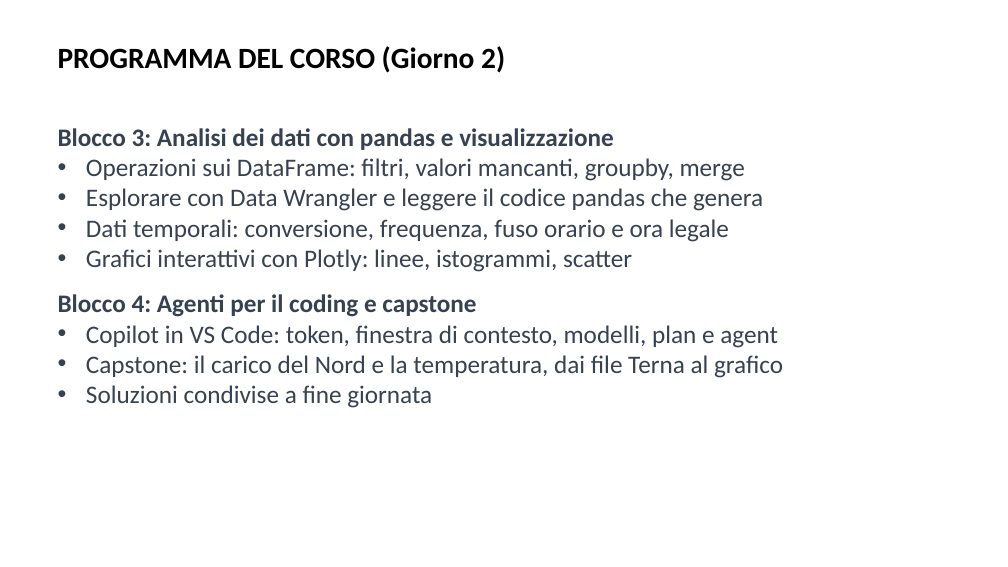
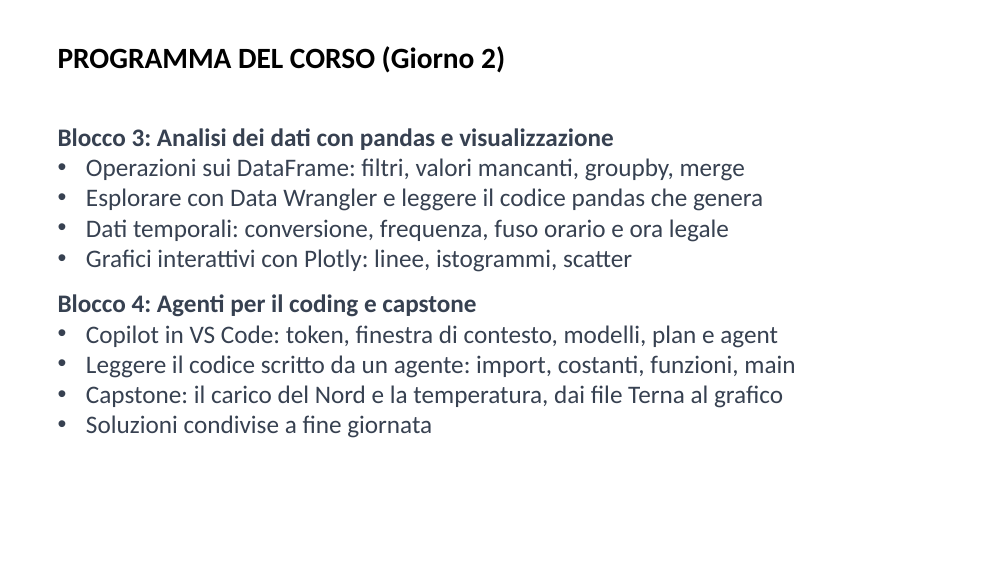
Before and after one commit to AndreaCorvaglia0/python-base-utilities, a slide deck: slide 3 of Slides/Presentazione_python_base.pptx. Drawn at 1008x567 pixels with LibreOffice and Linux fonts; fonts in the diff are those of the drawing; background and template pictures are left out. Boxes give left, top, right and bottom in pixels: in the first picture for what was removed or moved away, otherwise in the second. Text is boxed around its words. In the diff, an @@ line names an element or a change of style, - is before the commit and + after.

```diff
--- a/Slides/Presentazione_python_base.pptx
+++ b/Slides/Presentazione_python_base.pptx
@@ text at (86,355,795,378): paragraph added @@
+• Leggere il codice scritto da un agente: import, costanti, funzioni, main
```
Also in this commit, not shown: 4 other slides changed, 2 slides added, 7 slides removed, 1 other file.
